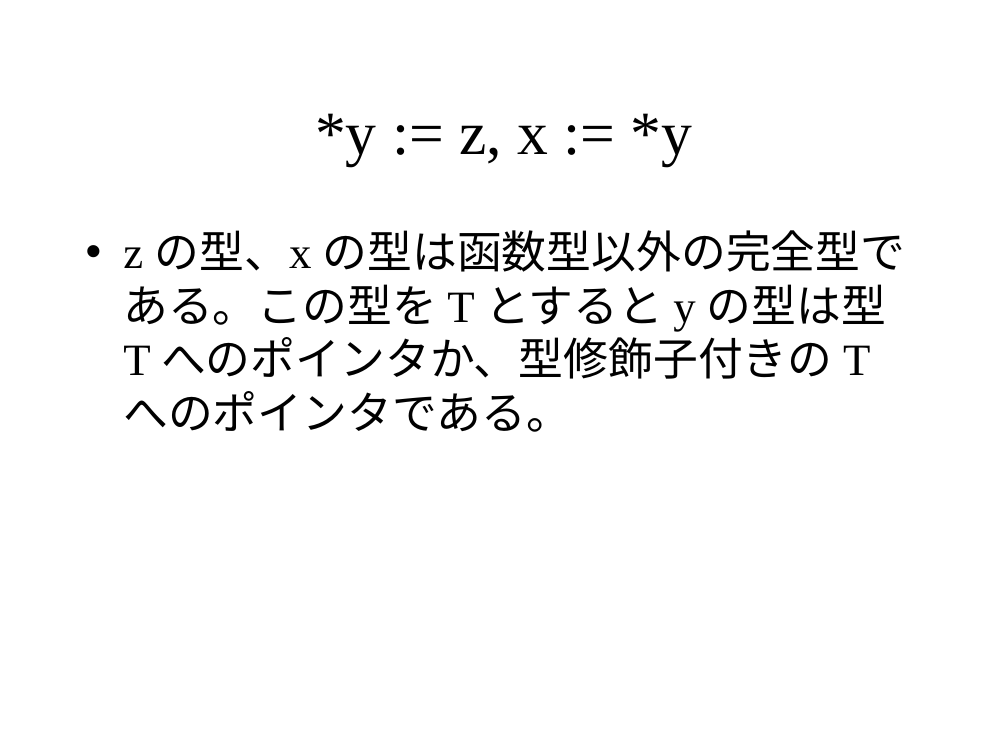
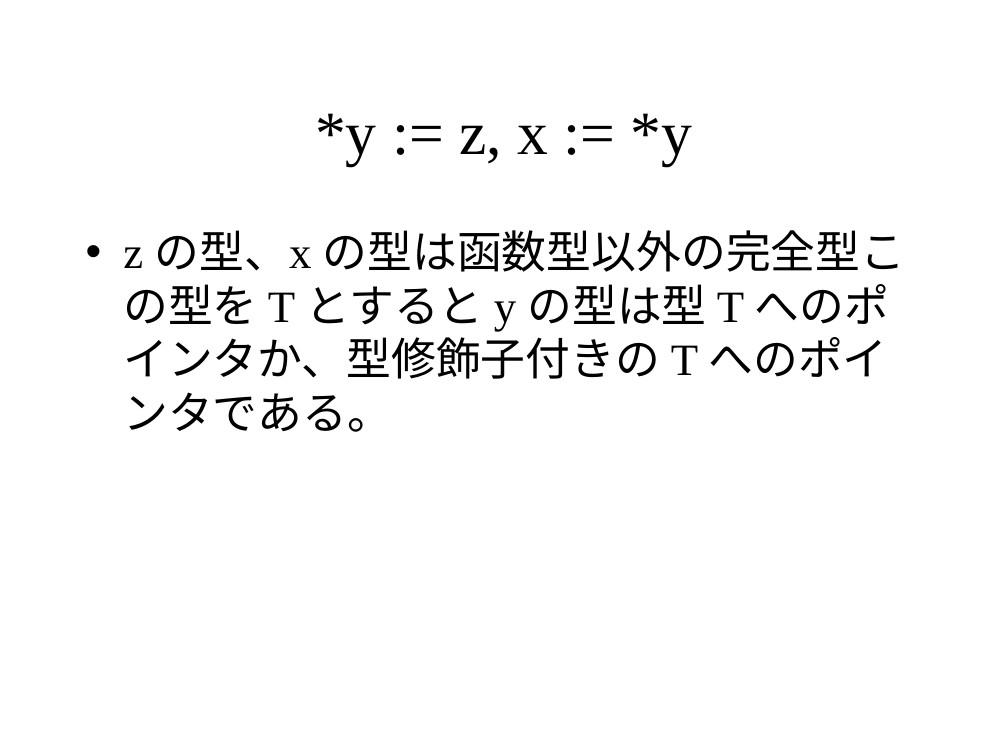
Before and after one commit to KeiHasegawa/hcc1_doc_ppt, a slide deck: slide 26 of 00_backend_interface.ppt. Drawn at 1008x756 pixels with LibreOffice and Linux fonts; fonts in the diff are those of the drawing. Boxes give left, top, right and bottom in pixels: in the first picture for what was removed or moved away, otherwise in the second. Text is boxed around its words. In the diff, an @@ line names an element or a change of style, - is before the commit and + after.

```diff
--- a/00_backend_interface.ppt
+++ b/00_backend_interface.ppt
@@ text at (x1=123, y1=230, x2=906, y2=432): text changed @@
-• z の型、x の型は函数型以外の完全型である。この型を T とすると y の型は型 T へのポインタか、型修飾子付きの T へのポインタである。
+• z の型、x の型は函数型以外の完全型この型を T とすると y の型は型 T へのポインタか、型修飾子付きの T へのポインタである。
```
Also in this commit, not shown: 1 other file.
